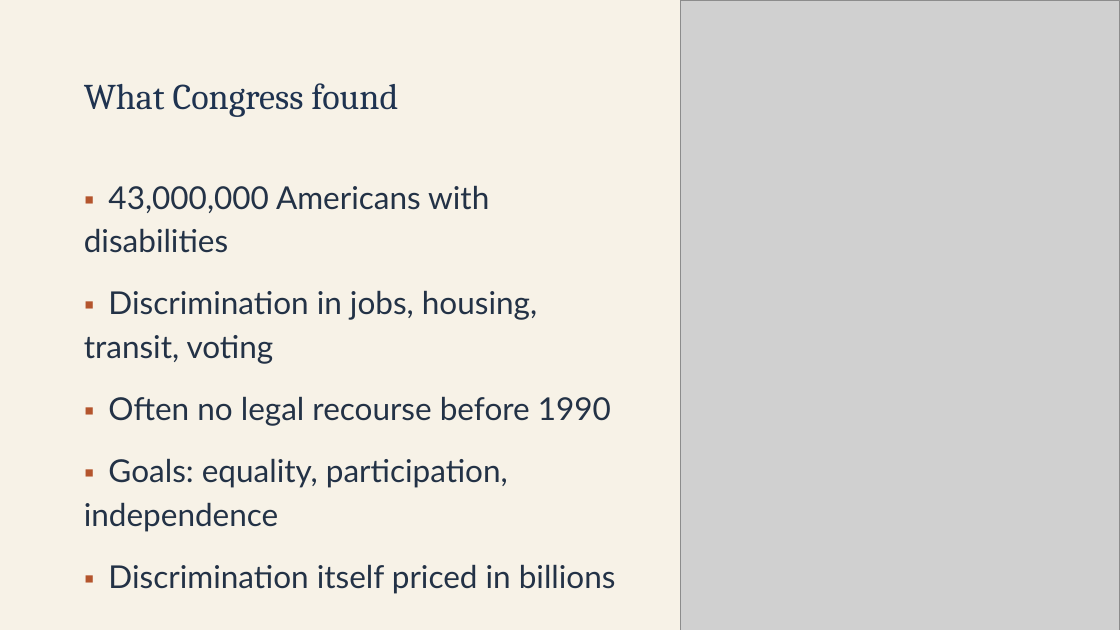
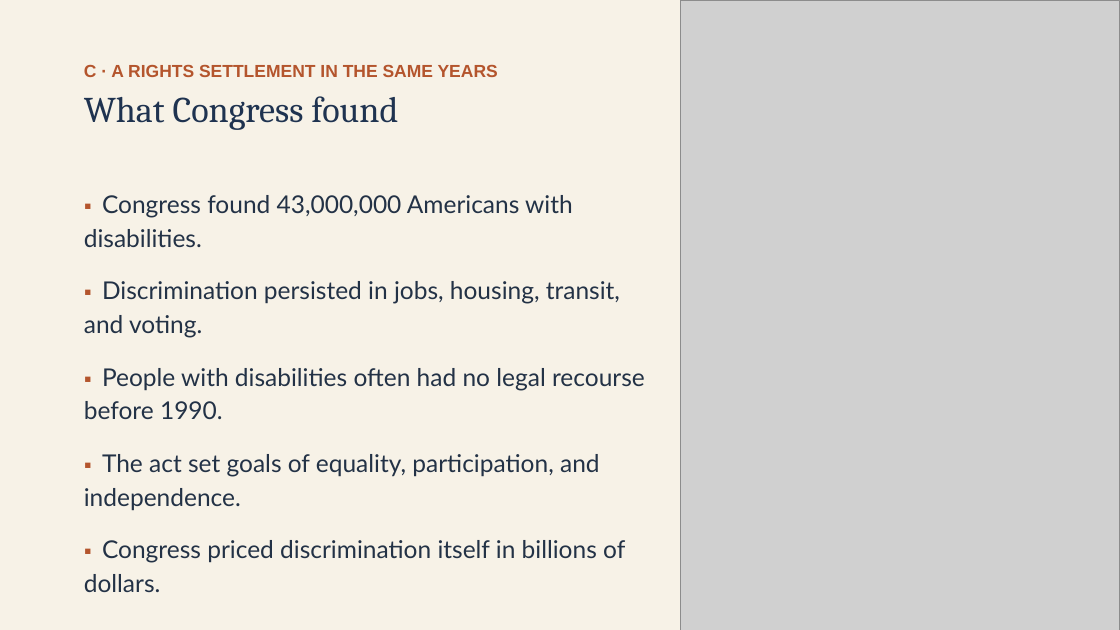
Before and after one commit to ab17gthb/humanities-curriculum-group, a slide deck: slide 10 of modern-america/lesson-03/lesson-03-slides.pptx. Drawn at 1120x630 pixels with LibreOffice and Linux fonts; fonts in the diff are those of the drawing; grey boxes stand for pictures. Boxes give left, top, right and bottom in pixels: in the first picture for what was removed or moved away, otherwise in the second. Text is boxed around its words. In the diff, an @@ line names an element or a change of style, - is before the commit and + after.

Commit message:
Rollout: Modern America L3 reworked and live (After the Cold War)

```diff
--- a/modern-america/lesson-03/lesson-03-slides.pptx
+++ b/modern-america/lesson-03/lesson-03-slides.pptx
@@ text "What Congress found" moved from (x1=84, y1=83, x2=398, y2=117) to (x1=84, y1=96, x2=398, y2=130) @@
@@ text added at (x1=84, y1=65, x2=498, y2=77), 15 pt, text #B4552D, bold @@
+C · A RIGHTS SETTLEMENT IN THE SAME YEARS
@@ text at (x1=84, y1=195, x2=645, y2=563): text changed; size 27 to 21 pt @@
-▪ 43,000,000 Americans with disabilities
-▪ Discrimination in jobs, housing, transit, voting
-▪ Often no legal recourse before 1990
-▪ Goals: equality, participation, independence
-▪ Discrimination itself priced in billions
+▪ Congress found 43,000,000 Americans with disabilities.
+▪ Discrimination persisted in jobs, housing, transit, and voting.
+▪ People with disabilities often had no legal recourse before 1990.
+▪ The act set goals of equality, participation, and independence.
+▪ Congress priced discrimination itself in billions of dollars.
```
Also in this commit, not shown: 8 other slides changed, 6 other files.
